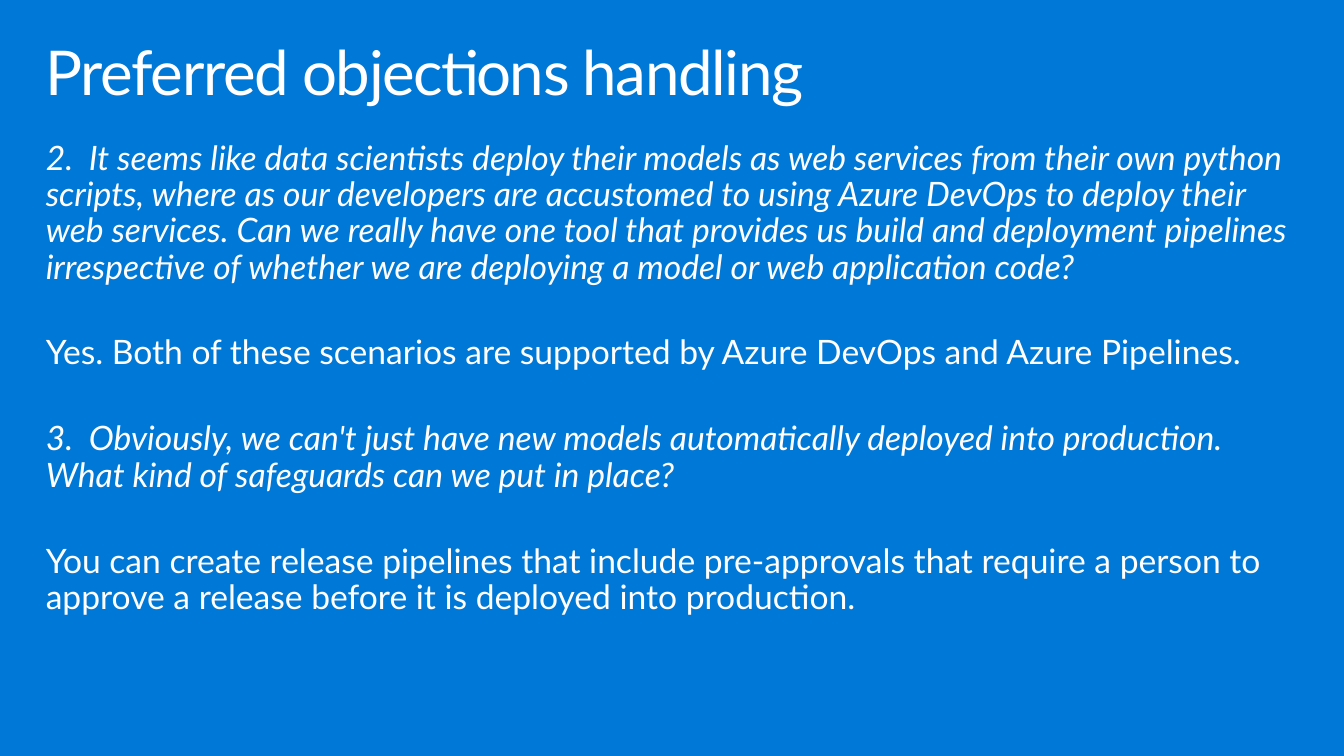
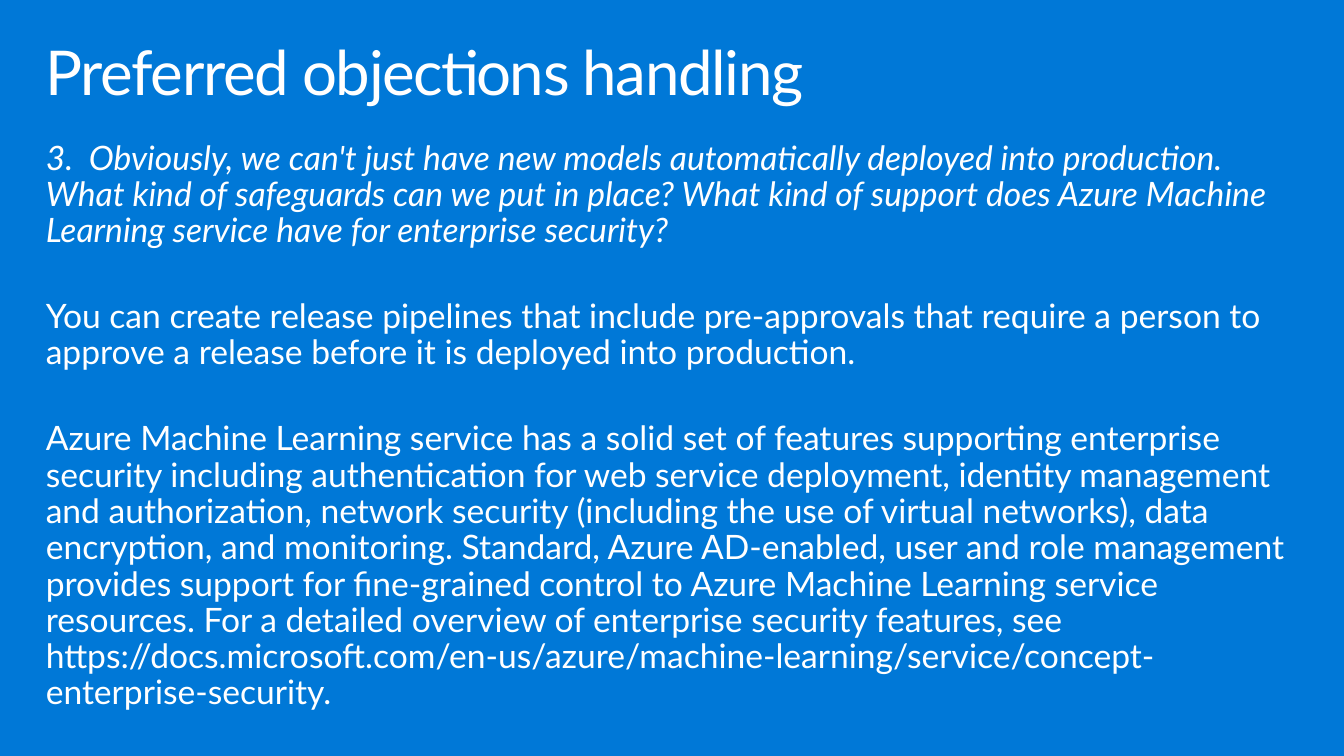
Before and after one commit to solliancenet/microsoft-partner-boot-camp, a slide deck: slide 29 of MCW-MLOps/Whiteboard design session/WDS trainer presentation - MLOps.pptx (slide 28 before the commit). Drawn at 1344x756 pixels with LibreOffice and Linux fonts; fonts in the diff are those of the drawing. Boxes give left, top, right and bottom in pixels: in the first picture for what was removed or moved away, otherwise in the second. Text is boxed around its words. In the diff, an @@ line names an element or a change of style, - is before the commit and + after.

```diff
--- a/MCW-MLOps/Whiteboard design session/WDS trainer presentation - MLOps.pptx
+++ b/MCW-MLOps/Whiteboard design session/WDS trainer presentation - MLOps.pptx
@@ text at [46,145,1266,248]: text changed @@
-2. It seems like data scientists deploy their models as web services from their own python scripts, where as our developers are accustomed to using Azure DevOps to deploy their web services. Can we really have one tool that provides us build and deployment pipelines irrespective of whether we are deploying a model or web application code?
-Yes. Both of these scenarios are supported by Azure DevOps and Azure Pipelines.
-3. Obviously, we can't just have new models automatically deployed into production. What kind of safeguards can we put in place?
+3. Obviously, we can't just have new models automatically deployed into production. What kind of safeguards can we put in place? What kind of support does Azure Machine Learning service have for enterprise security?
@@ text at [46,425,1284,710]: paragraph added @@
+Azure Machine Learning service has a solid set of features supporting enterprise security including authentication for web service deployment, identity management and authorization, network security (including the use of virtual networks), data encryption, and monitoring. Standard, Azure AD-enabled, user and role management provides support for fine-grained control to Azure Machine Learning service resources. For a detailed overview of enterprise security features, see https://docs.microsoft.com/en-us/azure/machine-learning/service/concept-enterprise-security.
```
Also in this commit, not shown: 1 other slide changed, 3 slides added, 2 other files.
